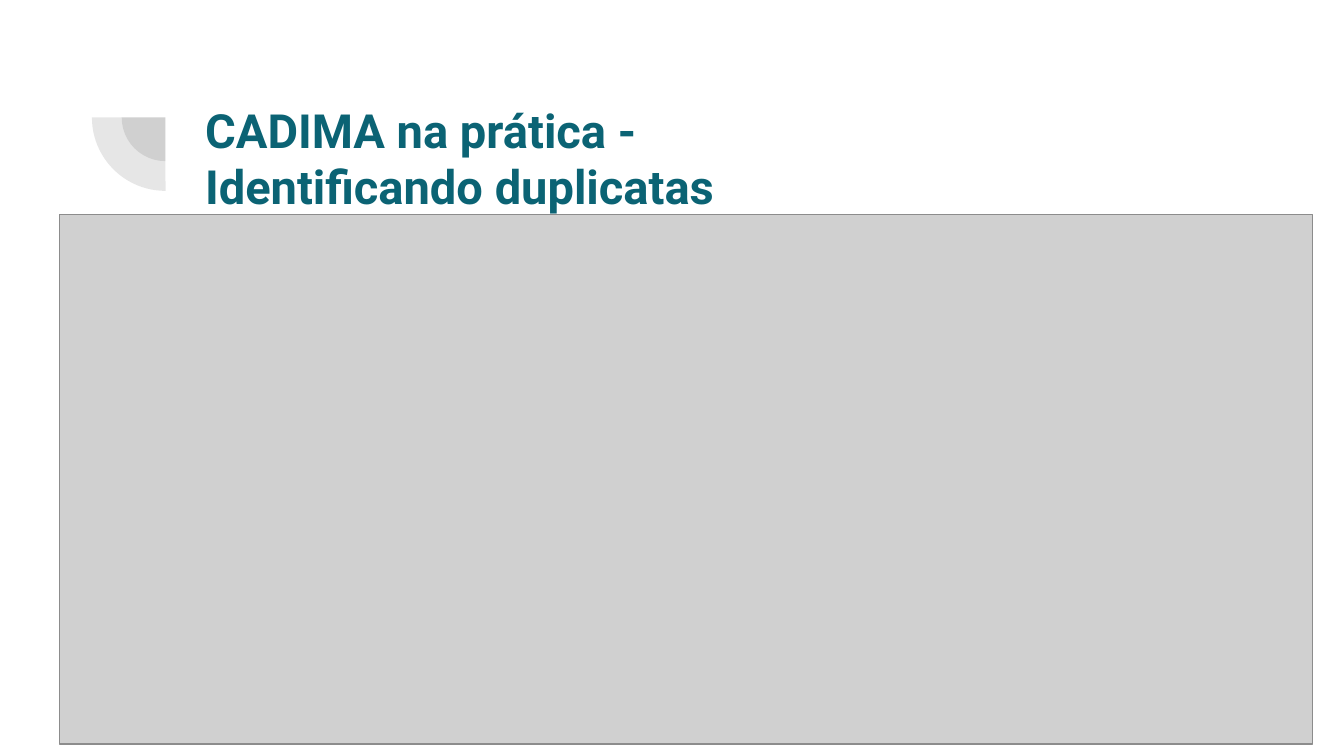
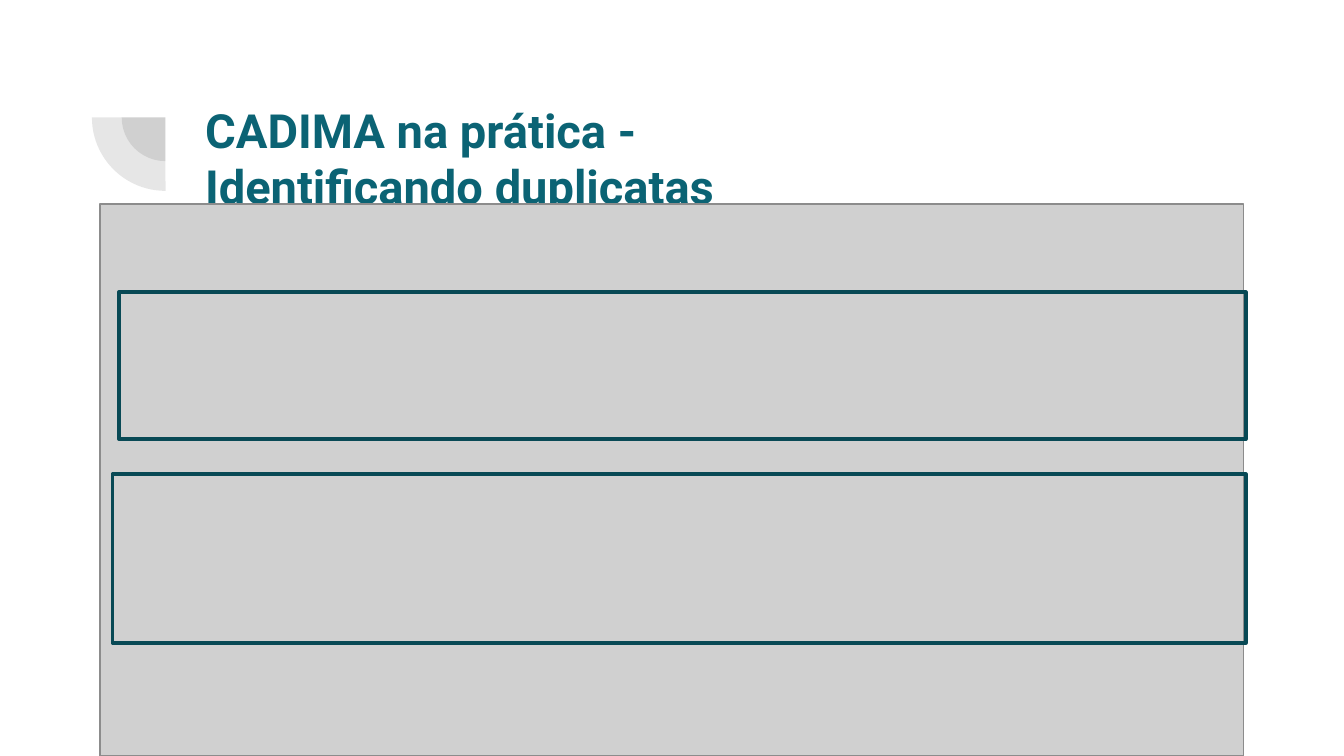
Before and after one commit to cglima/apresentacao-revisao-sistematica, a slide deck: slide 14 of apresentacao-revisao-sistematica.pptx (slide 12 before the commit). Drawn at 1344x756 pixels with LibreOffice and Linux fonts; fonts in the diff are those of the drawing; grey boxes stand for pictures. Boxes give left, top, right and bottom in pixels: in the first picture for what was removed or moved away, otherwise in the second. Text is boxed around its words. In the diff, an @@ line names an element or a change of style, - is before the commit and + after.

```diff
--- a/apresentacao-revisao-sistematica.pptx
+++ b/apresentacao-revisao-sistematica.pptx
@@ picture: place and size @@
-picture at <box>59,215,1312,745</box>
+picture at <box>101,204,1245,756</box>
@@ rectangle added at <box>120,292,1246,438</box>, outline #084956 2 pt @@
@@ rectangle added at <box>113,474,1246,642</box>, outline #084956 2 pt @@
```
Also in this commit, not shown: 9 other slides changed, 3 slides added.
